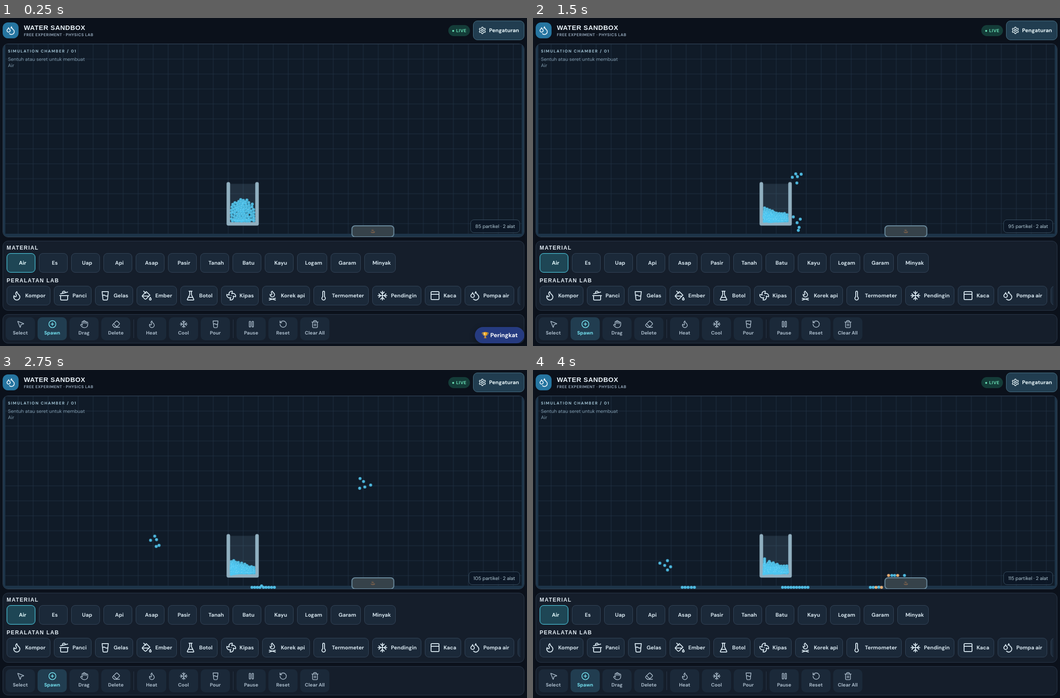
Above: before the commit, frames 1-4 (two rows, left to right).
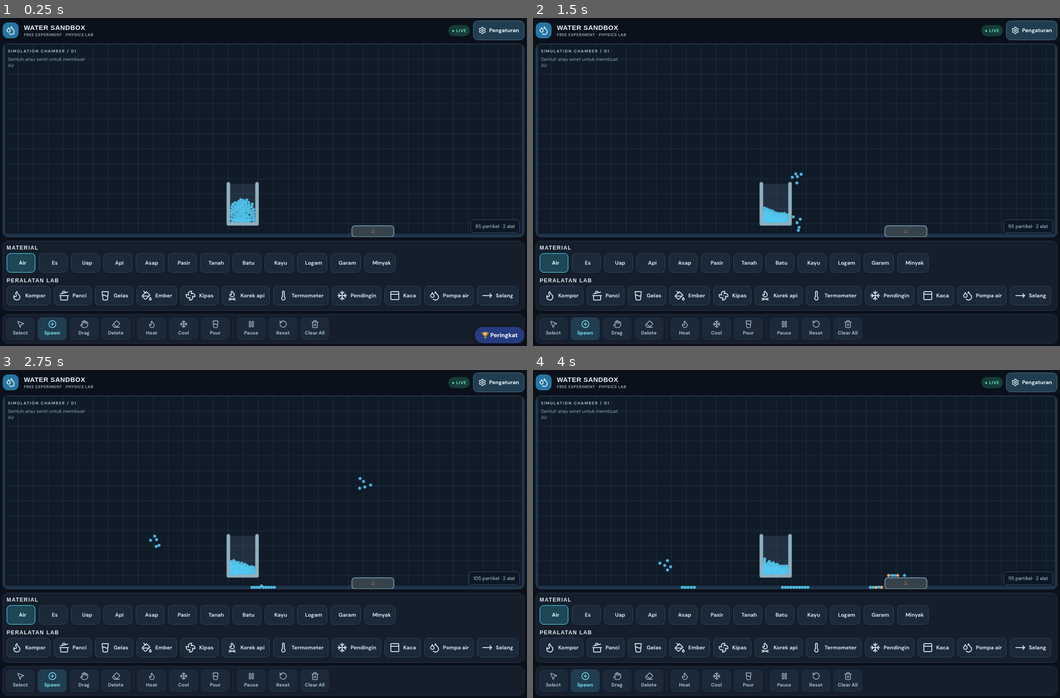
Above: after the commit, the same moments.

Repository: vexelkang-cell/gamepai
Game: browser game, page games/water-simulator/index.html
Same seed, same stepped clock (60 frames per second), same inputs: the game is played once before the commit and once after it.
Inputs (mouse positions are in pixels of both pictures, inside the frame that each line leads up to):
- Up to frame 1 (0.25 s): no input
- Up to frame 2 (1.5 s): click (796, 139) at 0.27 s; click (796, 159) at 1.07 s; tap Space at 1.1 s
- Up to frame 3 (2.75 s): tap Space at 1.6, 2.1, 2.6 s; click (158, 471) at 1.67 s; click (368, 461) at 2.27 s
- Up to frame 4 (4 s): click (875, 530) at 2.87 s; tap Space at 3.1, 3.6 s; click (664, 540) at 3.47 s

The runs differ from the first frame. In frame 1, 0.6% of the frame differs, in the area x 35-99%, y 81-88%; in frame 2, 0.6%; in frame 3, 0.6%; in frame 4, 0.6%.

Commit message:
Remove bottle tool from water simulator

Diff:
--- a/games/water-simulator/index.html
+++ b/games/water-simulator/index.html
@@ -131,14 +131,14 @@
     ['Air','#4fc8f2'],['Es','#b5efff'],['Uap','#d8eaf2'],['Api','#ff9948'],['Asap','#8b97a7'],['Pasir','#e7c177'],
     ['Tanah','#987054'],['Batu','#929ba6'],['Kayu','#bf8556'],['Logam','#b7c9d4'],['Garam','#f1f1dc'],['Minyak','#d7ad54']
   ];
-  const equipment=['Kompor','Panci','Gelas','Ember','Botol','Kipas','Korek api','Termometer','Pendingin','Kaca','Pompa air','Selang','Keran air'];
-  const icons={'Kompor':'flame','Panci':'cooking-pot','Gelas':'glass-water','Ember':'paint-bucket','Botol':'flask-conical','Kipas':'fan','Korek api':'flame-kindling …(139 unchanged characters)…
+  const equipment=['Kompor','Panci','Gelas','Ember','Kipas','Korek api','Termometer','Pendingin','Kaca','Pompa air','Selang','Keran air'];
+  const icons={'Kompor':'flame','Panci':'cooking-pot','Gelas':'glass-water','Ember':'paint-bucket','Kipas':'fan','Korek api':'flame-kindling …(139 unchanged characters)…
   const props={
     'Air':{density:1,drag:.985,r:3.4},'Es':{density:.85,drag:.94,r:4.3},'Uap':{density:-.65,drag:.965,r:4.5},'Api':{density:-.8,drag:.92,r:4.2},'Asap':{density:-.45,drag:.95,r:4.6},
     'Pasir':{density:2,drag:.84,r:3.5},'Tanah':{density:2,drag:.78,r:4},'Batu':{density:3,drag:.87,r:5},'Kayu':{density:.7,drag:.91,r:5},'Logam':{density:3.4,drag:.9,r:4.5},'Garam':{density:2,drag:.84,r:3},'Minyak':{density:.72,drag:.985,r:3.7}
   };
   let W=0,H=0,dpr=1,particles=[],objects=[],tool='spawn',chosen='Air',paused=false,selected=null,pointer=null,last=performance.now(),acc=0,frame=0;
-  const pool=[],objectPool=[],colorByType=Object.fromEntries(materials),objectSizes={'Kompor':[95,25],'Panci':[106,72],'Gelas':[65,91],'Ember':[95,90],'Botol':[62,110],'Kipas':[60,60],'Korek api':[45,18],'Term …(113 unchanged characters)…
+  const pool=[],objectPool=[],colorByType=Object.fromEntries(materials),objectSizes={'Kompor':[95,25],'Panci':[106,72],'Gelas':[65,91],'Ember':[95,90],'Kipas':[60,60],'Korek api':[45,18],'Term …(113 unchanged characters)…
   const cell=14;let cols=0,rows=0,heads=new Int32Array(0),activeCells=[],quality=1,fps=60,fpsFrames=0,fpsAt=performance.now(),maxParticles=900;
   const fpsToggle=document.getElementById('showFps'),fpsValue=document.getElementById('fpsValue');fpsToggle.addEventListener('change',()=>{fpsValue.style.display=fpsToggle.checked?'block':'none'});
   function resize(){let r=wrap.getBoundingClientRect();W=r.width;H=r.height;dpr=Math.min(devicePixelRatio||1,innerWidth …(284 unchanged characters)…
@@ -178,7 +178,7 @@
     if(tool==='drag'&&first){if(o){select(o);pointer.grab=o;pointer.dx=o.x-x;pointer.dy=o.y-y;pointer.targetX=o.x;pointer.targetY=o.y}else{let p=nearestParticle(x,y,22);if(p)pointer.grab=p}}
     if(tool==='delete'){if(o&&first){objects.splice(objects.indexOf(o),1);if(selected===o)select(null);objectPool.push( …(190 unchanged characters)…
     if(tool==='heat'||tool==='cool'){let delta=tool==='heat'?12:-12;if(o)o.temp+=delta;for(let p of particles)if((p.x-x)**2+(p.y-y)**2<radius*radius)p.temp+=delta}
-    if(tool==='pour'&&first){if(o&&['Panci','Gelas','Ember','Botol'].includes(o.type)){select(o);pointer.grab=o;pointer.pour=true;pointer.lastAngle=Math.atan2(y-o.y,x-o.x)}else{select(null)}}
+    if(tool==='pour'&&first){if(o&&['Panci','Gelas','Ember'].includes(o.type)){select(o);pointer.grab=o;pointer.pour=true;pointer.lastAngle=Math.atan2(y-o.y,x-o.x)}else{select(null)}}
   }
   function nearestParticle(x,y,r){let best=null,d=r*r;for(let p of particles){let v=(p.x-x)**2+(p.y-y)**2;if(v<d){d=v;best=p}}return best}
   canvas.addEventListener('pointerdown',e=>{e.preventDefault();canvas.setPointerCapture(e.pointerId);let p=pos(e);pointer={id:e.pointerId,x:p.x,y:p.y,down:true,grab:null};act(p.x,p.y,true)});
@@ -189,10 +189,10 @@
   function clear(){for(let i=0;i<particles.length;i++)pool.push(particles[i]);for(let i=0;i<objects.length;i++)objectPool.push(objects[i]);particles.length=0;objects.length=0;acc=0;select(null)}document.getElementById('clearBtn').onclick=clear;
   document.getElementById('resetBtn').onclick=()=>{clear();['gravity','speed','ambient','brush'].forEach((id,i)=>{let e …(337 unchanged characters)…
   [['gravity','gravityValue',v=>Number(v).toFixed(1)+'×'],['speed','speedValue',v=>Number(v).toFixed(1)+'×'],['ambient' …(193 unchanged characters)…
-  function segments(o){return o.type==='Panci'||o.type==='Gelas'||o.type==='Ember'||o.type==='Botol'?3:o.type==='Kaca'||o.type==='Selang'?1:4}
+  function segments(o){return o.type==='Panci'||o.type==='Gelas'||o.type==='Ember'?3:o.type==='Kaca'||o.type==='Selang'?1:4}
   function collide(p,o){let c=Math.cos(o.angle),s=Math.sin(o.angle),rx=p.x-o.x,ry=p.y-o.y,qx=rx*c+ry*s,qy=-rx*s+ry*c,w= …(975 unchanged characters)…
   function containWater(p,o){
-    if(p.type!=='Air'||!['Panci','Gelas','Ember','Botol'].includes(o.type))return;
+    if(p.type!=='Air'||!['Panci','Gelas','Ember'].includes(o.type))return;
     const q=local(o,p.x,p.y),halfW=o.w/2,halfH=o.h/2,pad=p.r+2;
     let changed=false;
     // Tangani titik pertemuan dinding dan dasar sebagai satu sudut.
@@ -242,7 +242,7 @@
     }
   }
   function pourFromContainer(o){
-    if(!['Panci','Gelas','Ember','Botol'].includes(o.type))return;
+    if(!['Panci','Gelas','Ember'].includes(o.type))return;
     const tilt=Math.sin(o.angle);
     if(Math.abs(tilt)<.42||frame%4!==0)return;
     const side=tilt>0?1:-1;
@@ -294,7 +294,7 @@
     for(const p of particles){
       if(p.type!=='Air')continue;
       for(const o of objects){
-        if(!['Panci','Gelas','Ember','Botol'].includes(o.type))continue;
+        if(!['Panci','Gelas','Ember'].includes(o.type))continue;
         if(pointer&&pointer.grab===o)continue;
         if(Math.abs(o.angle)>.12||Math.hypot(o.vx,o.vy)>.08)continue;
         const q=local(o,p.x,p.y),pad=p.r+2;
@@ -311,7 +311,7 @@
     }
   }
   function drawObject(o){ctx.save();ctx.translate(o.x,o.y);ctx.rotate(o.angle);let w=o.w,h=o.h;ctx.lineWidth=8;ctx.lineCap='round';ctx.lineJoin='round';ctx.strokeStyle=selected===o?'#7beafa':'#91afbf';ctx.fillStyle='#314b5d';
-    if(['Panci','Gelas','Ember','Botol'].includes(o.type)){ctx.beginPath();ctx.moveTo(-w/2,-h/2);ctx.lineTo(-w/2,h/2);ctx.lineTo(w/2,h/2);ctx.lineTo(w/2,-h/2);ctx.stroke();ctx.fillStyle='#8cbbd122';ctx.fill();if(o.type==='Panci'){ctx.beginPath();ctx.moveTo(-w/2-20,-h/3);ctx.lineTo(-w/2,-h/3);ctx.moveTo(w/2,-h/3);ctx.lineTo(w/2+20,-h/3);ctx.stroke()}if(o.type==='Botol'){ctx.strokeRect(-w*.25,-h*.65,w*.5,h*.2)}}
+    if(['Panci','Gelas','Ember'].includes(o.type)){ctx.beginPath();ctx.moveTo(-w/2,-h/2);ctx.lineTo(-w/2,h/2);ctx.lineTo(w/2,h/2);ctx.lineTo(w/2,-h/2);ctx.stroke();ctx.fillStyle='#8cbbd122';ctx.fill();if(o.type==='Panci'){ctx.beginPath();ctx.moveTo(-w/2-20,-h/3);ctx.lineTo(-w/2,-h/3);ctx.moveTo(w/2,-h/3);ctx.lineTo(w/2+20,-h/3);ctx.stroke()}}
     else if(o.type==='Kaca'||o.type==='Selang'){ctx.strokeStyle=o.type==='Kaca'?'#9adff0':'#79b9c4';ctx.lineWidth=o.type==='Kaca'?9:12;ctx.beginPath();ctx.moveTo(-w/2,0);ctx.lineTo(w/2,0);ctx.stroke()}
     else{ctx.fillStyle=o.type==='Kompor'?'#36424a':o.type==='Pendingin'?'#245875':'#334d60';ctx.strokeStyle=selected=== …(424 unchanged characters)…
     ctx.restore()}
